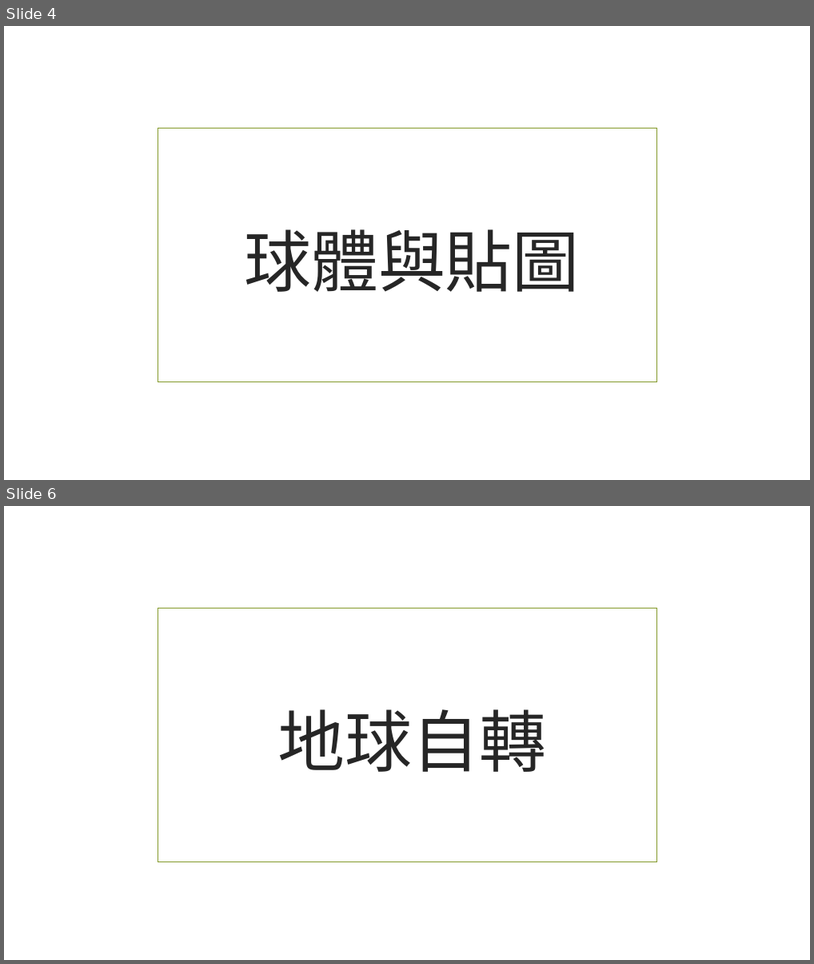
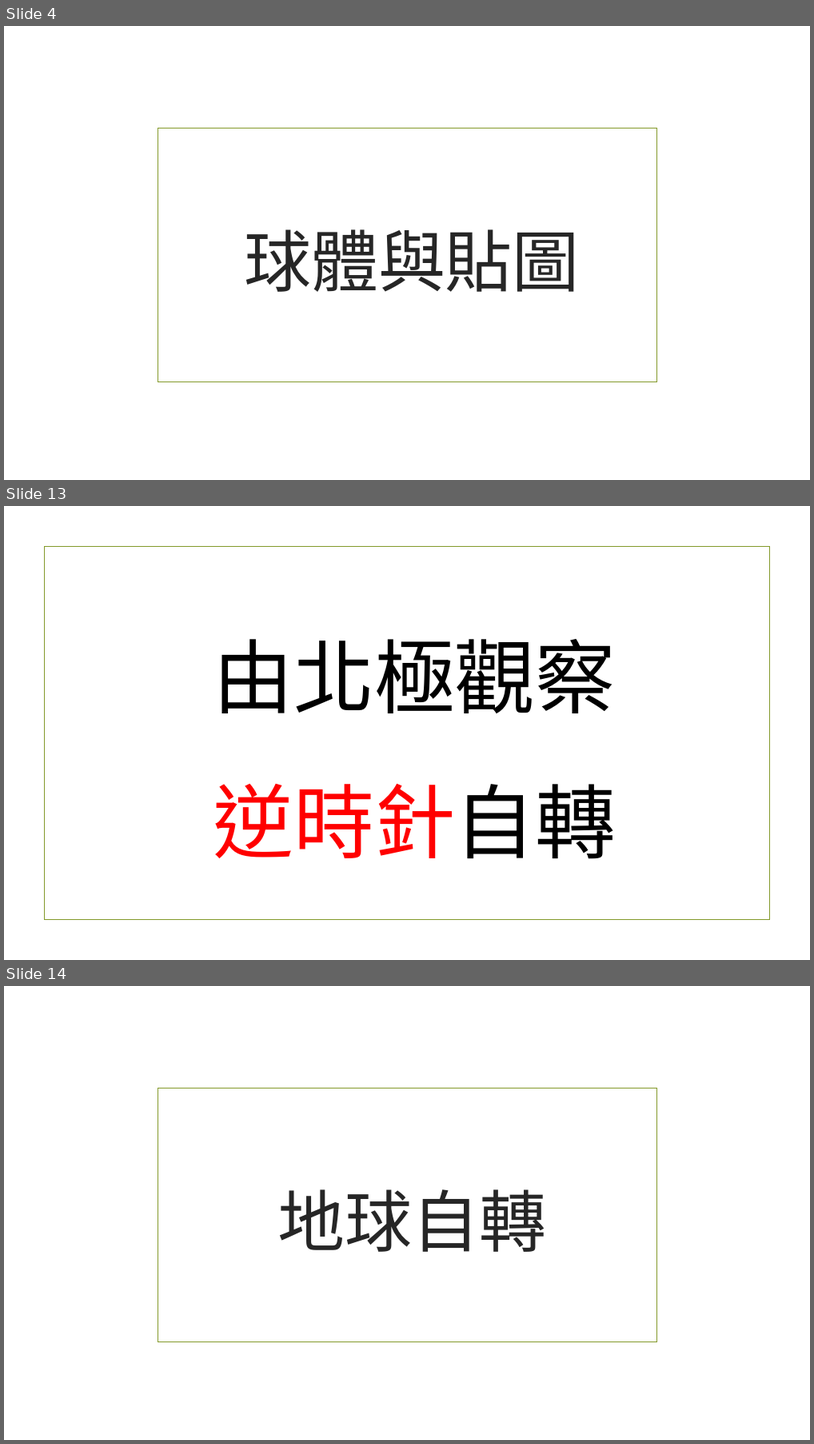
Before and after one commit to beardad1975/py4t, a slide deck: 課程資料/3D空間大探索/02轉動地球.pptx. Shown one above the other, each under a label of ours: slides 4 and 6 before the commit, slides 4, 13 and 14 after it; the slides between them are not shown. The pictures are 814x964 and 814x1444 pixels, drawn with LibreOffice and Linux fonts; fonts in the diff are those of the drawing; background and template pictures are left out. Boxes give left, top, right and bottom in pixels: in the first picture for what was removed or moved away, otherwise in the second. Text is boxed around its words. In the diff, an @@ line names an element or a change of style, - is before the commit and + after.

```diff
--- a/課程資料/3D空間大探索/02轉動地球.pptx
+++ b/課程資料/3D空間大探索/02轉動地球.pptx
@@ slide 13 added at [4,506,810,960], background picture (left out) @@
@@ rectangle added at [44,547,770,920], outline #83992A 1.25 pt @@
@@ title added at [213,639,616,859], 96 pt, text #000000 @@
+由北極觀察
+逆時針自轉
@@ what was slide 6 is now slide 14 @@
```
Also in this commit, not shown: 5 slides changed, 10 other slides added, 7 slides removed, 17 other files.
